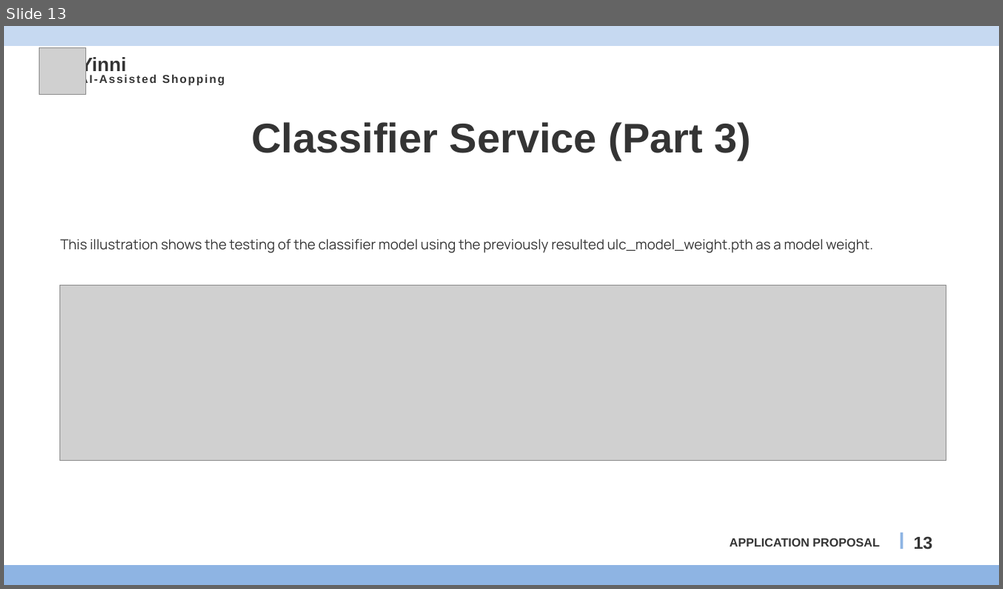
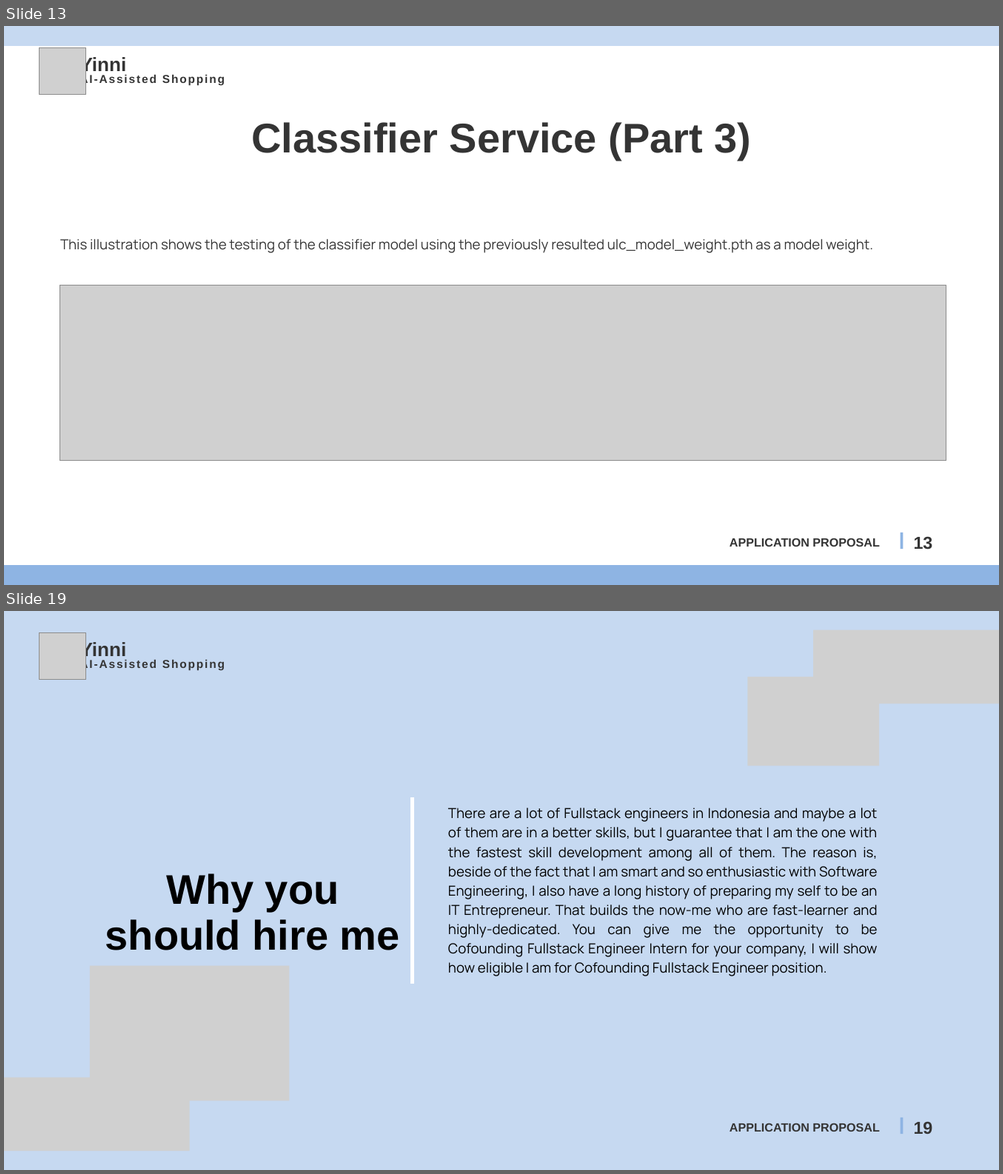
Before and after one commit to azzamt11/yinni_backend, a slide deck: yinni_app_proposal.pptx. Shown one above the other, each under a label of ours: slide 13 before the commit, slides 13 and 19 after it; the slides between them are not shown. The pictures are 1003x589 and 1003x1174 pixels, drawn with LibreOffice and Linux fonts; fonts in the diff are those of the drawing; grey boxes stand for pictures. Boxes give left, top, right and bottom in pixels: in the first picture for what was removed or moved away, otherwise in the second. Text is boxed around its words. In the diff, an @@ line names an element or a change of style, - is before the commit and + after.

```diff
--- a/yinni_app_proposal.pptx
+++ b/yinni_app_proposal.pptx
@@ slide 19 added at [4,611,999,1170], background #C6D9F1 @@
@@ picture added at [39,632,85,679] @@
@@ picture added at [813,630,999,703] @@
@@ text added at [80,640,127,660], 28 pt, text #343434, bold @@
+Yinni
@@ text added at [79,658,225,670], 16.5 pt, text #343434, bold @@
+AI-Assisted Shopping
@@ picture added at [747,677,878,766] @@
@@ freeform shape added at [410,797,414,983], fill #FFFFFF @@
@@ text added at [448,808,877,977], 20 pt, text #000000 @@
+There are a lot of Fullstack engineers in Indonesia and maybe a lot of them are in a better skills, but I guarantee that I am the one with the fastest skill development among all of them. The reason is, beside of the fact that I am smart and so enthusiastic with Software Engineering, I also have a long history of preparing my self to be an IT Entrepreneur. That builds the now-me who are fast-learner and highly-dedicated. You can give me the opportunity to be Cofounding Fullstack Engineer Intern for your company, I will show how eligible I am for Cofounding Fullstack Engineer position.
@@ text added at [105,874,400,951], 60 pt, text #000000, bold @@
+Why you should hire me
@@ picture added at [90,966,290,1102] @@
@@ picture added at [4,1077,190,1151] @@
@@ line added from (901, 1118) to (901, 1134), #8EB4E3 4 pt @@
@@ text added at [729,1123,879,1132], 17.3 pt, text #343434, bold @@
+APPLICATION PROPOSAL
@@ text added at [913,1122,933,1134], 25 pt, text #343434, bold @@
+19
```
Also in this commit, not shown: 3 slides changed, 5 other slides added, 7 slides removed, 1 other file.
